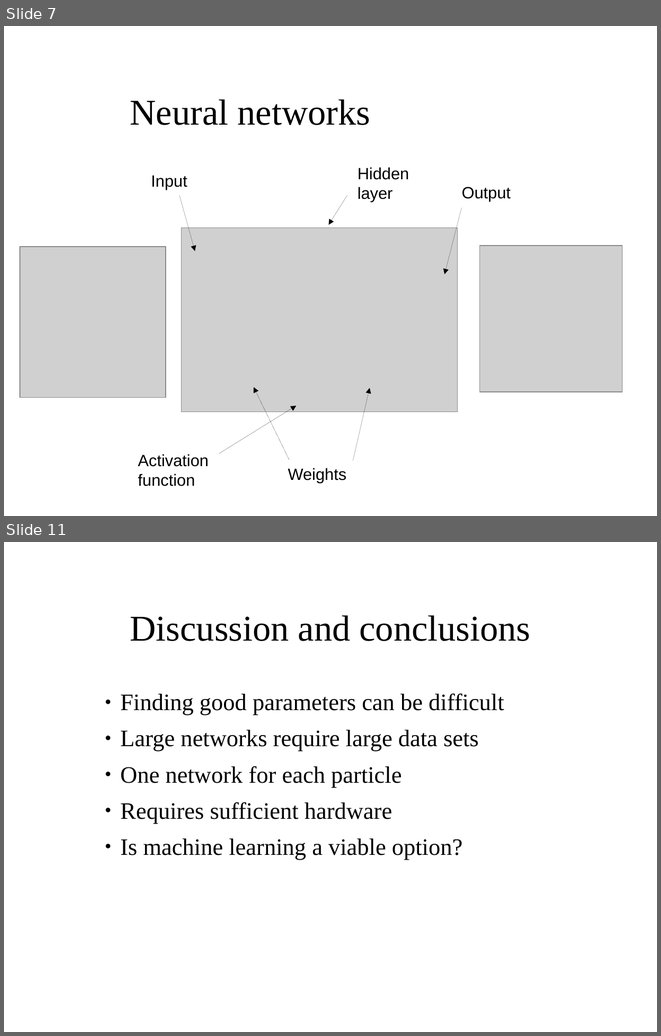
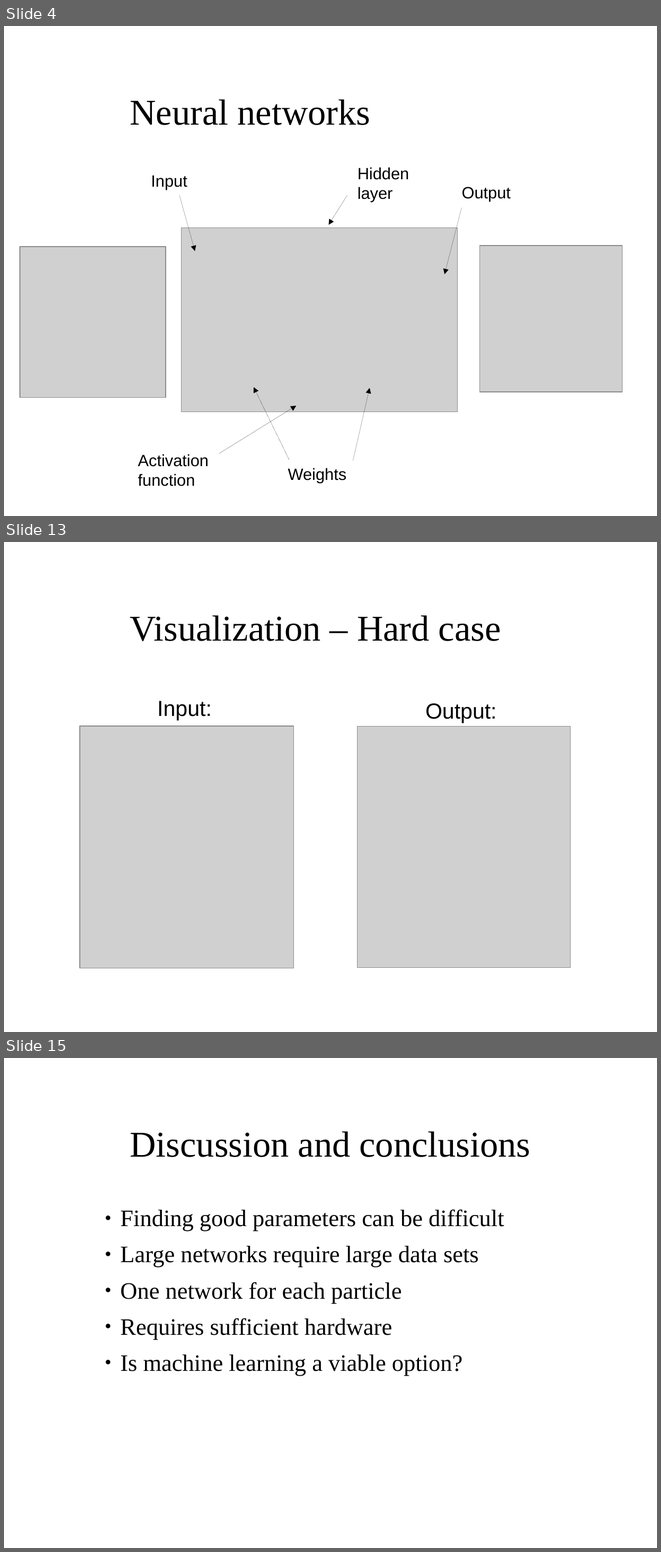
Before and after one commit to aaaaarvi/Projektarbete17, a slide deck: presentation/presentation.odp. Shown one above the other, each under a label of ours: slides 7 and 11 before the commit, slides 4, 13 and 15 after it; the slides between them are not shown. The pictures are 661x1036 and 661x1552 pixels, drawn with LibreOffice and Linux fonts; fonts in the diff are those of the drawing; grey boxes stand for pictures; background and template pictures are left out. Boxes give left, top, right and bottom in pixels: in the first picture for what was removed or moved away, otherwise in the second. Text is boxed around its words. In the diff, an @@ line names an element or a change of style, - is before the commit and + after.

```diff
--- a/presentation/presentation.odp
+++ b/presentation/presentation.odp
@@ slide 13 added at [4,542,657,1032], background picture (left out) @@
@@ title added at [130,615,501,641], 40 pt, text #000000 @@
+Visualization – Hard case
@@ text added at [157,700,212,720], 24 pt, text #000000 @@
+Input:
@@ text added at [425,703,497,723], 24 pt, text #000000 @@
+Output:
@@ picture added at [80,726,294,968] @@
@@ picture added at [358,726,571,967] @@
@@ what was slide 7 is now slide 4 @@
@@ what was slide 11 is now slide 15 @@
```
Also in this commit, not shown: 11 other slides added, 8 slides removed, 6 other files.
